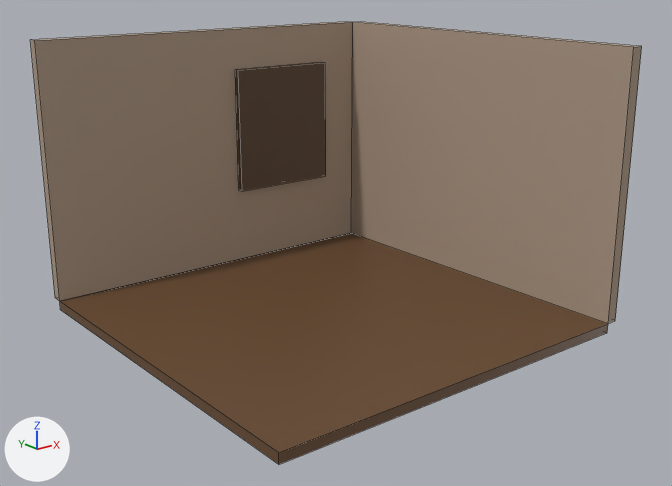
The Blender file Blender/CozyDeskRoom/cozydeskroom.blend, before and after one commit.
Rendered twice from a 50 mm camera at (-5.49, -7.03, 3.53) aimed at (0.03, -0.13, 0.77). Lighting does not change. The marker at lower left points along +X, +Y and +Z. The first picture is the older version. Mesh edges are drawn as thin lines.

Names of what the first picture shows: 'BackWall', 'Floor', 'RightWall', 'WindowFrame'.
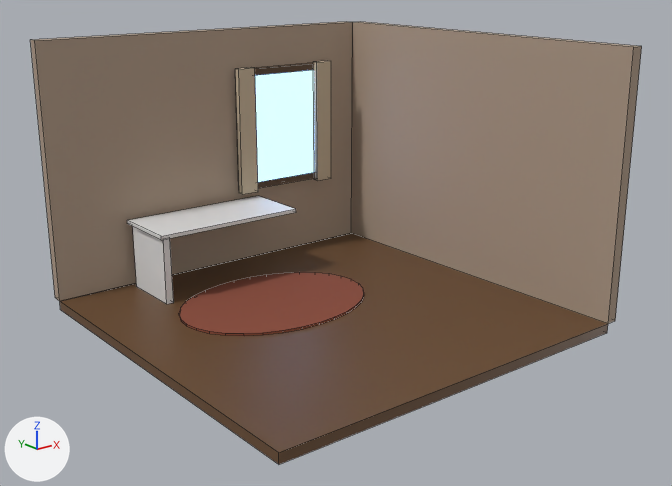
Boxes (x1, y1, x2, y2) around the edits, measured in the pictures (672 x 486 px):
'Rug', added (brown)
    after: (179, 272, 364, 336)
'WindowGlass', added
    after: (255, 70, 314, 182)
'DeskTop', added
    after: (127, 196, 296, 240)
'CurtainLeft', added (beige)
    after: (235, 67, 258, 194)
'DeskPanelLeft', added
    after: (133, 227, 174, 304)
'CurtainRight', added (beige)
    after: (313, 61, 331, 181)
'WindowFrame', unchanged, covered by the edit
    before: (235, 62, 326, 191)
    after: (235, 63, 314, 188)

The change, as a diff of the scene's bpy script:
```diff
--- a/Blender/CozyDeskRoom/cozydeskroom.blend.py
+++ b/Blender/CozyDeskRoom/cozydeskroom.blend.py
@@ mat_rug_material @@
+mat_rug_material = principled_material('Rug_Material')
+mat_rug_material.base_color = (0.26, 0.07, 0.04)  # brown #8b4b38
+mat_rug_material.roughness = 0.95
@@ mat_curtainfabric_material @@
+mat_curtainfabric_material = principled_material('CurtainFabric_Material')
+mat_curtainfabric_material.base_color = (0.55, 0.45, 0.32)  # beige #c4b399
+mat_curtainfabric_material.roughness = 0.95
@@ mat_windowglass_material @@
+mat_windowglass_material = principled_material('WindowGlass_Material')
+mat_windowglass_material.base_color = (0.25, 0.42, 0.75)  # blue #89ade1
+mat_windowglass_material.roughness = 0.3
+mat_windowglass_material.emission_color = (0.25, 0.42, 0.75)  # blue #89ade1
+mat_windowglass_material.emission_strength = 2.5
@@ me_deskpanelleft_mesh @@
+me_deskpanelleft_mesh.from_pydata(...)  # a box spanning x -1.0..1.0, y -1.0..1.0, z -1.0..1.0
@@ me_desktop_mesh @@
+me_desktop_mesh.from_pydata(...)  # a box spanning x -1.0..1.0, y -1.0..1.0, z -1.0..1.0
@@ me_rug_mesh @@
+me_rug_mesh.from_pydata(...)  # a 32-sided cylinder along z spanning x -1.0..1.0, y -1.0..1.0, z -1.0..1.0
+me_rug_mesh.materials.append(mat_rug_material)  # brown #8b4b38
@@ me_curtainright_mesh @@
+me_curtainright_mesh.from_pydata(...)  # a box spanning x -1.0..1.0, y -1.0..1.0, z -1.0..1.0
+me_curtainright_mesh.materials.append(mat_curtainfabric_material)  # beige #c4b399
@@ me_curtainleft_mesh @@
+me_curtainleft_mesh.from_pydata(...)  # a box spanning x -1.0..1.0, y -1.0..1.0, z -1.0..1.0
+me_curtainleft_mesh.materials.append(mat_curtainfabric_material)  # beige #c4b399
@@ me_windowglass_mesh @@
+me_windowglass_mesh.from_pydata([(-1.0, -1.0, 0.0), (1.0, -1.0, 0.0), (1.0, 1.0, 0.0), (-1.0, 1.0, 0.0)], [], [(0, 1, 2, 3)])
+me_windowglass_mesh.materials.append(mat_windowglass_material)  # blue #89ade1, glowing blue #89ade1
@@ ob_deskpanelleft @@
+ob_deskpanelleft = bpy.data.objects.new('DeskPanelLeft', me_deskpanelleft_mesh)
+ob_deskpanelleft.location = (-1.12, 1.55, 0.36)
+ob_deskpanelleft.scale = (0.04, 0.34, 0.36)
@@ ob_desktop @@
+ob_desktop = bpy.data.objects.new('DeskTop', me_desktop_mesh)
+ob_desktop.location = (-0.35, 1.55, 0.74)
+ob_desktop.scale = (0.85, 0.38, 0.02)
@@ ob_rug @@
+ob_rug = bpy.data.objects.new('Rug', me_rug_mesh)
+ob_rug.location = (-0.25, 0.55, 0.012)
+ob_rug.scale = (1.05, 0.78, 0.012)
@@ ob_curtainright @@
+ob_curtainright = bpy.data.objects.new('CurtainRight', me_curtainright_mesh)
+ob_curtainright.location = (1.45, 1.9, 1.55)
+ob_curtainright.scale = (0.11, 0.035, 0.72)
@@ ob_curtainleft @@
+ob_curtainleft = bpy.data.objects.new('CurtainLeft', me_curtainleft_mesh)
+ob_curtainleft.location = (0.35, 1.9, 1.55)
+ob_curtainleft.scale = (0.11, 0.035, 0.72)
@@ ob_windowglass @@
+ob_windowglass = bpy.data.objects.new('WindowGlass', me_windowglass_mesh)
+ob_windowglass.location = (0.9, 1.925, 1.55)
+ob_windowglass.rotation_euler = (1.571, 0.0, 0.0)  # degrees (90, 0, 0)
+ob_windowglass.scale = (0.525, 0.625, 1.0)
```
